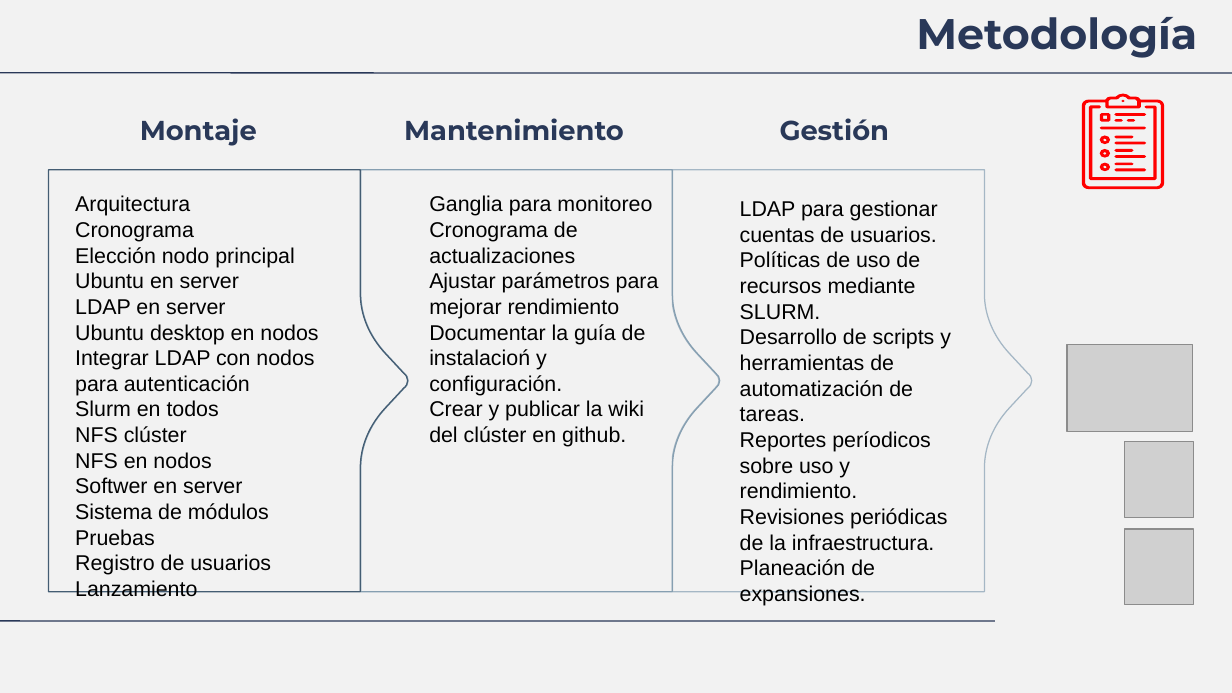
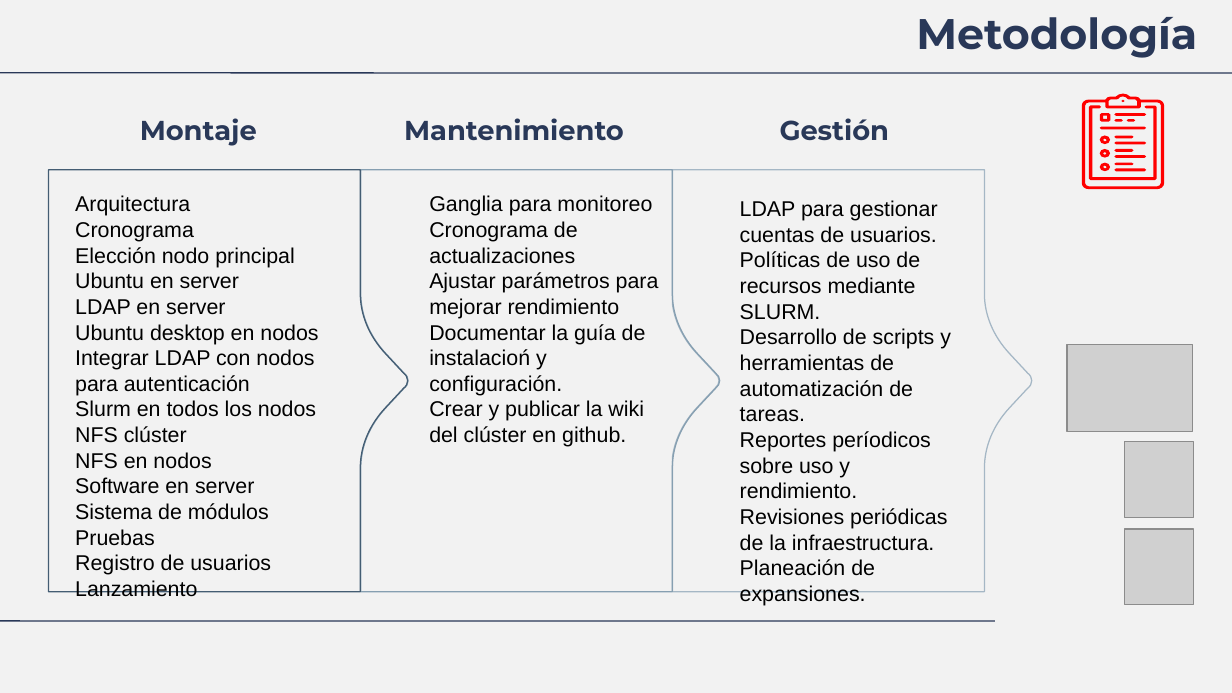
Before and after one commit to LuisDomingo/Proy_Bioinfo_Data_Analysis, a slide deck: slide 12 of index.odp. Drawn at 1232x693 pixels with LibreOffice and Linux fonts; fonts in the diff are those of the drawing; grey boxes stand for pictures. Boxes give left, top, right and bottom in pixels: in the first picture for what was removed or moved away, otherwise in the second. Text is boxed around its words. In the diff, an @@ line names an element or a change of style, - is before the commit and + after.

```diff
--- a/index.odp
+++ b/index.odp
@@ text at [75, 400, 316, 417]: text changed @@
-Slurm en todos
+Slurm en todos los nodos
@@ text at [75, 477, 254, 494]: text changed @@
-Softwer en server
+Software en server
```
Also in this commit, not shown: 1 other slide changed, 8 other files.
